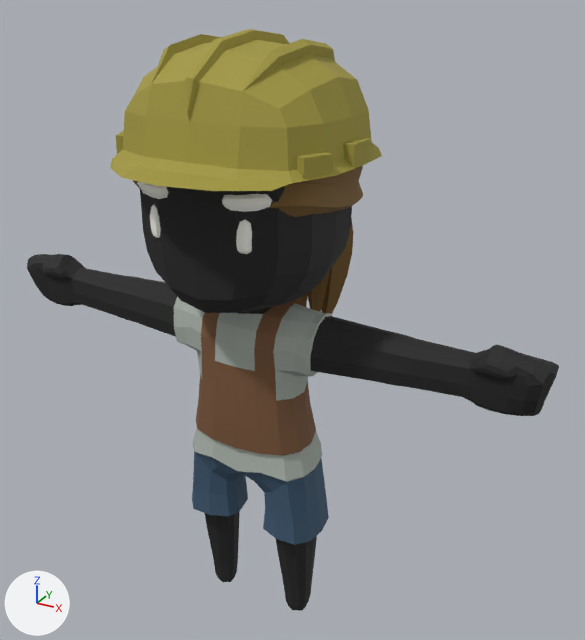
A saved change to the glTF model public/assets/worldstream/rigged/q-worker-woman.glb.
Both versions are drawn from a 50 mm lens placed at (1.146, -1.823, 1.978), pointed at (0.081, 0.112, 1.011). The axes (+X, +Y, +Z) are drawn at lower left. The lights are the same throughout. The first picture is the older version. Where no turn or scale is listed for an object, it has been applied to the vertices. Vertices at exactly the same position are counted once.

In view in the first picture: 'Body'.
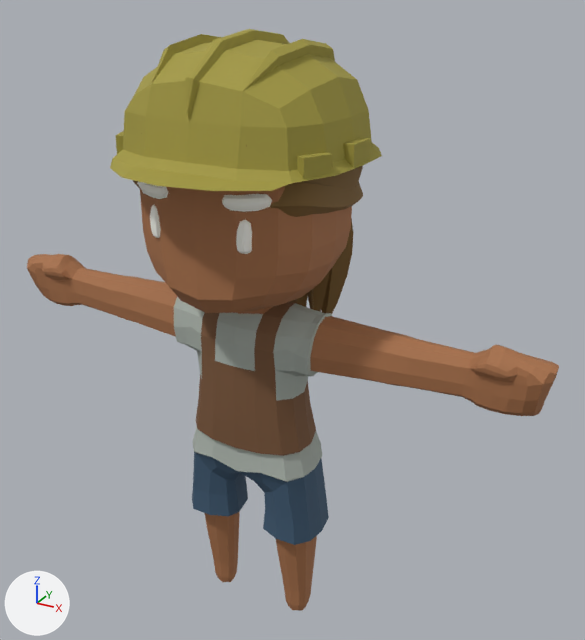
Diff of the bpy script that builds the scene:
```diff
--- a/public/assets/worldstream/rigged/q-worker-woman.glb.py
+++ b/public/assets/worldstream/rigged/q-worker-woman.glb.py
@@ me_cube_004 @@
 me_cube_004.from_pydata(...)  # 3000 vertices, 5856 faces; spans x -0.86..0.86, y -0.4..0.41, z -0.01..1.82
 # used by ob_body; location = (0.002, 0.016, 0.01)
+# me_cube_004 part 1: 1292 faces centred in x -0.86..0.86, y -0.26..0.26, z -0.01..1.65 are repainted in the vertex colours; the middle colour goes from black #1f1f1f to brown #a8714a
 me_cube_004.materials.append(mat_body)
```

Changed parts and their boxes (x1, y1, x2, y2) in the pictures (585 x 640 px):
part 1 of me_cube_004, recoloured (black to brown)
    both: (27, 186, 559, 611)
